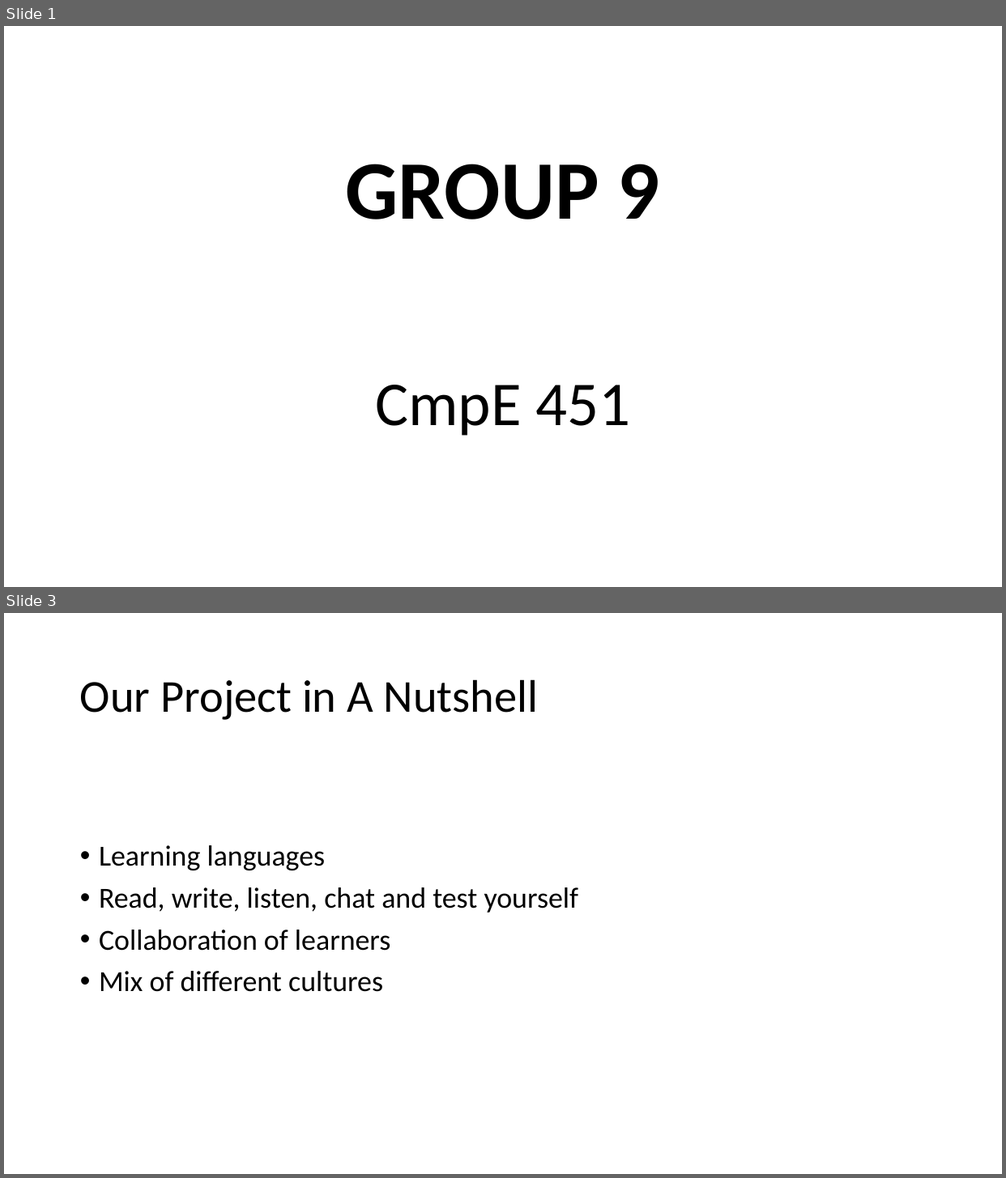
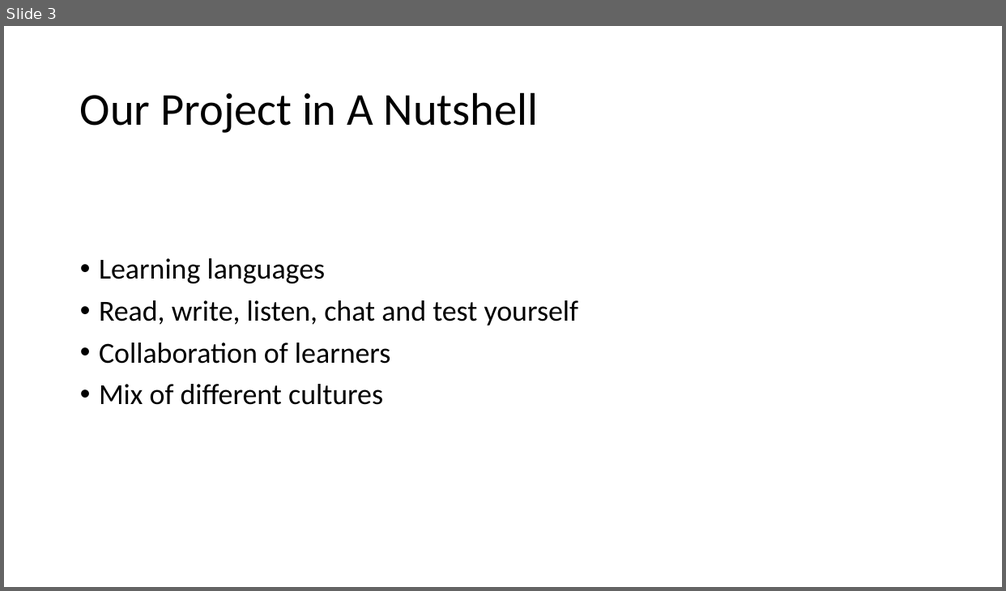
Before and after one commit to bounswe/bounswe2019group9, a slide deck: deliverables/GROUP 9.pptx. Shown one above the other, each under a label of ours: slides 1 and 3 before the commit, slide 3 after it; the slides between them are not shown. The pictures are 1006x1178 and 1006x591 pixels, drawn with LibreOffice and Linux fonts; fonts in the diff are those of the drawing. Boxes give left, top, right and bottom in pixels: in the first picture for what was removed or moved away, otherwise in the second. Text is boxed around its words. In the diff, an @@ line names an element or a change of style, - is before the commit and + after.

```diff
--- a/deliverables/GROUP 9.pptx
+++ b/deliverables/GROUP 9.pptx
@@ slide 1 removed at (x1=4, y1=26, x2=1002, y2=587), background #FFFFFF @@
@@ title removed at (x1=346, y1=164, x2=660, y2=436) @@
-GROUP 9
-CmpE 451
```
Also in this commit, not shown: 1 slide added.
